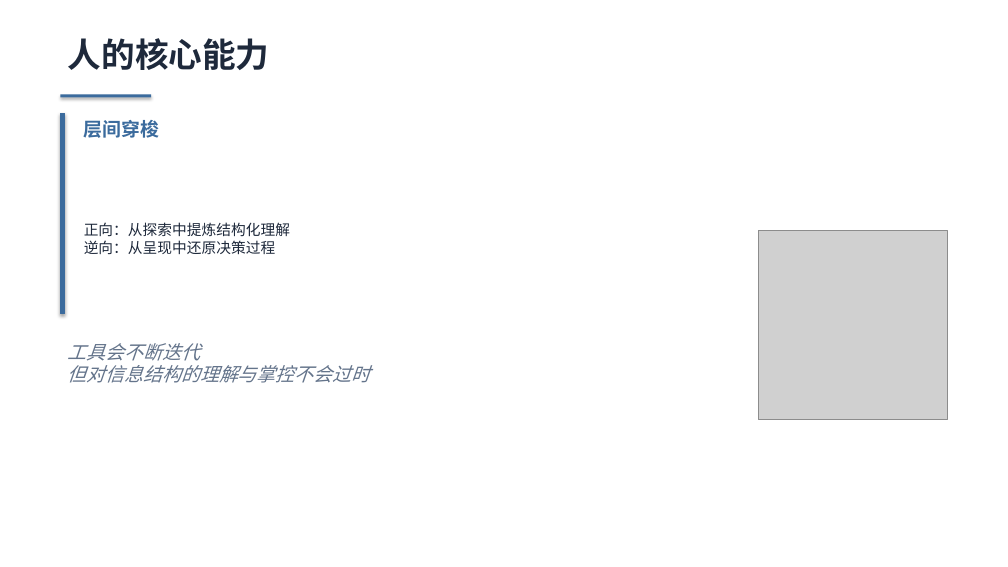
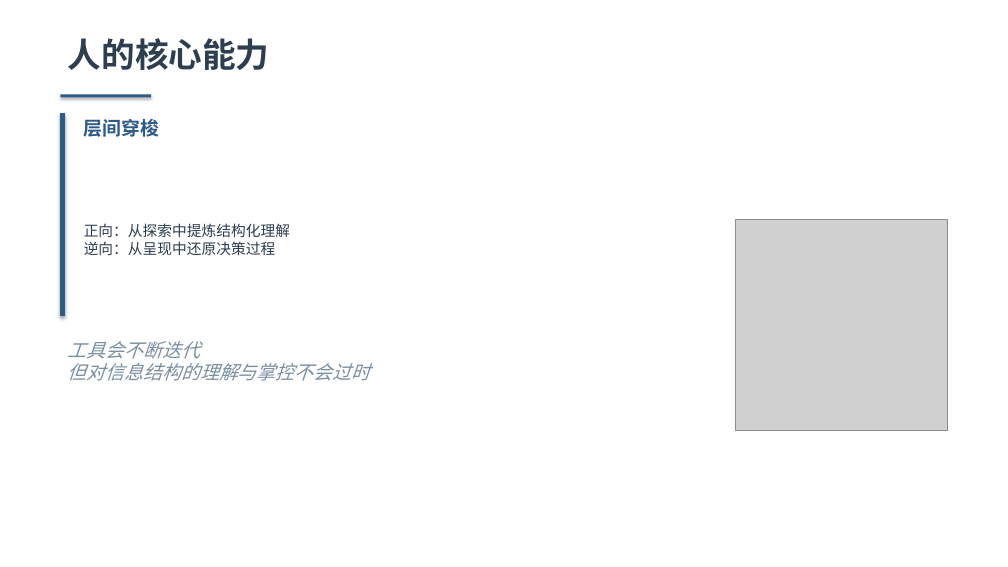
Before and after one commit to Lincyaw/paperops, a slide deck: slide 17 of examples/communication_friction/communication_friction.pptx. Drawn at 1008x567 pixels with LibreOffice and Linux fonts; fonts in the diff are those of the drawing; grey boxes stand for pictures. Boxes give left, top, right and bottom in pixels: in the first picture for what was removed or moved away, otherwise in the second. Text is boxed around its words. In the diff, an @@ line names an element or a change of style, - is before the commit and + after.

```diff
--- a/examples/communication_friction/communication_friction.pptx
+++ b/examples/communication_friction/communication_friction.pptx
@@ text "人的核心能力" at box(68, 38, 270, 70): text colour #1E293B to #2C3E50 @@
@@ rectangle at box(60, 95, 151, 98): fill #3B6B9D to #2E5A88 @@
@@ rectangle at box(60, 113, 65, 315): fill #3B6B9D to #2E5A88; outline #3B6B9D 1 pt to #2E5A88 1 pt @@
@@ text "层间穿梭" at box(84, 119, 160, 137): text colour #3B6B9D to #2E5A88 @@
@@ text "正向：从探索中提炼结构化理解" at box(84, 223, 290, 255): text colour #1E293B to #2C3E50 @@
@@ picture: place and size @@
-picture at box(758, 231, 948, 420)
+picture at box(736, 219, 948, 431)
@@ text "工具会不断迭代" at box(68, 341, 370, 381): text colour #64748B to #7B8FA3 @@
```
Also in this commit, not shown: 19 other slides changed, 2 other files.
